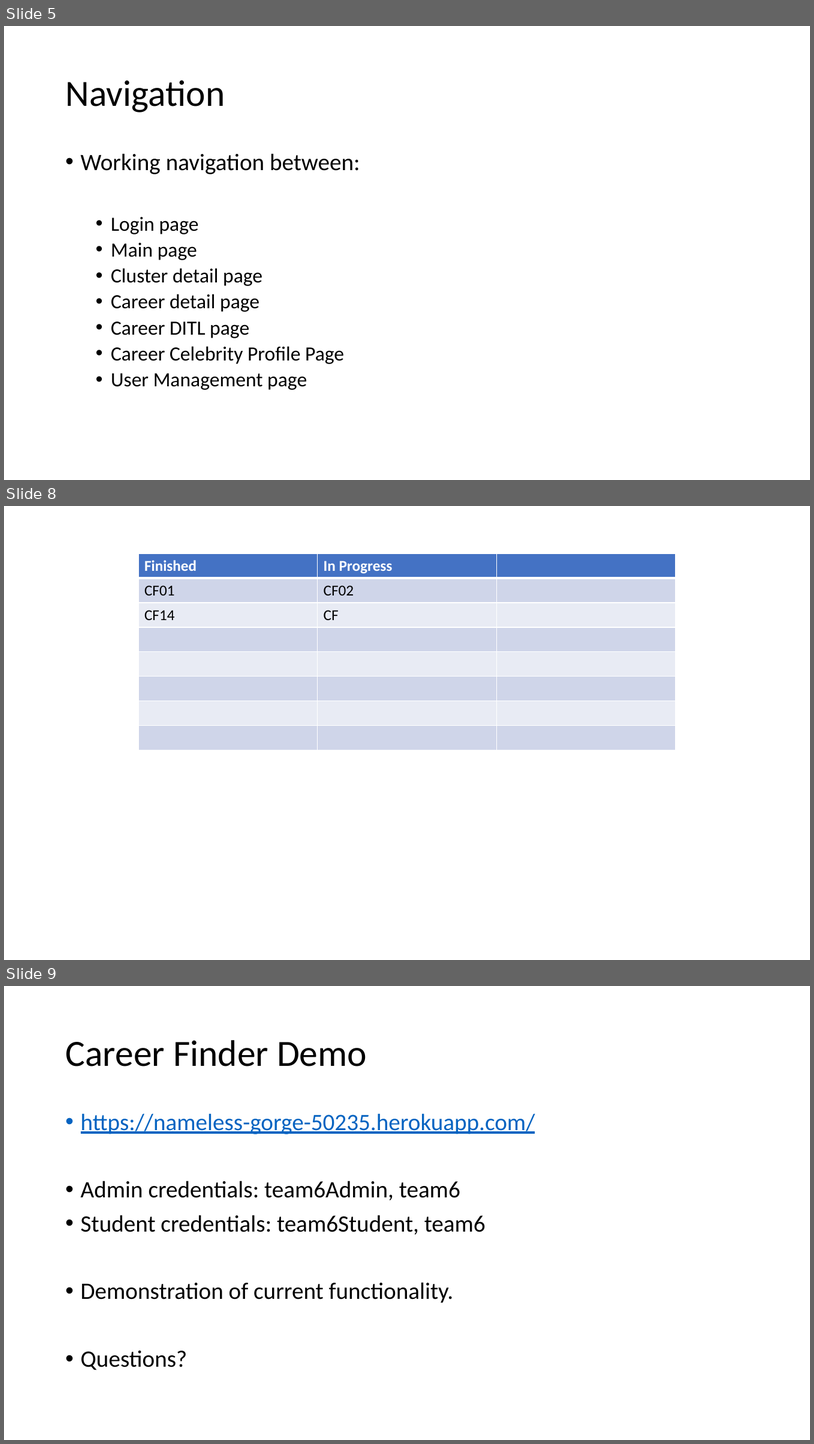
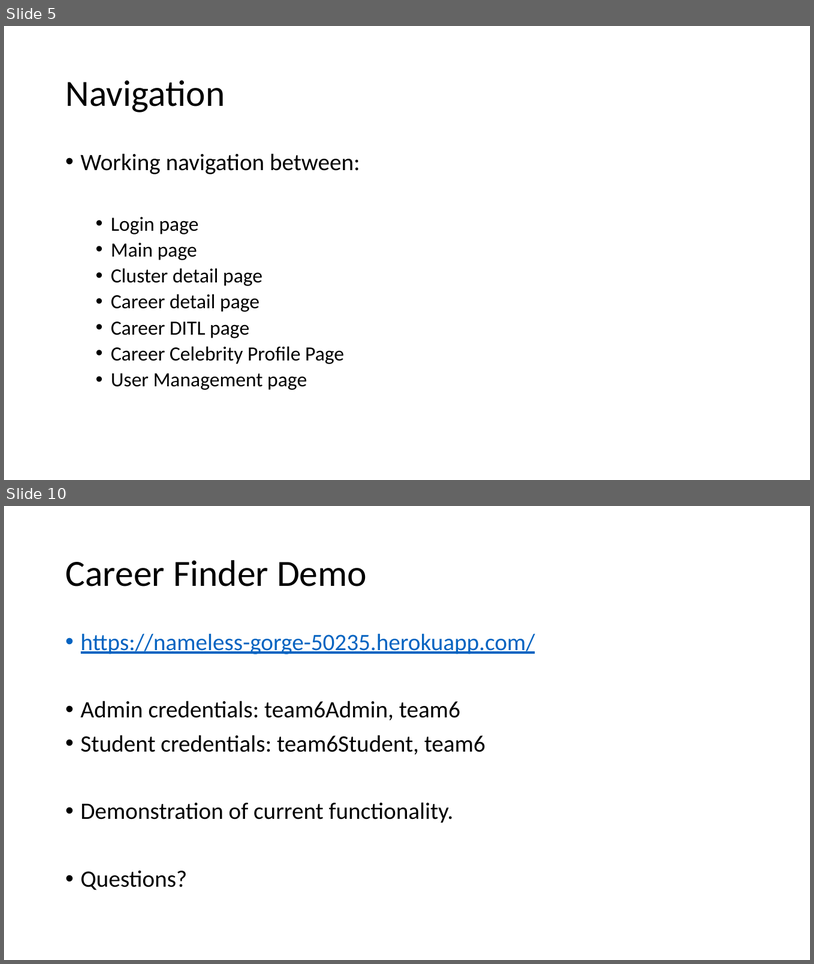
Before and after one commit to audiblePi/career-finder, a slide deck: docs/sprint2Presentation.pptx. Shown one above the other, each under a label of ours: slides 5, 8 and 9 before the commit, slides 5 and 10 after it; the slides between them are not shown. The pictures are 814x1444 and 814x964 pixels, drawn with LibreOffice and Linux fonts; fonts in the diff are those of the drawing. Boxes give left, top, right and bottom in pixels: in the first picture for what was removed or moved away, otherwise in the second. Text is boxed around its words. In the diff, an @@ line names an element or a change of style, - is before the commit and + after.

```diff
--- a/docs/sprint2Presentation.pptx
+++ b/docs/sprint2Presentation.pptx
@@ slide 8 removed at (4, 506, 810, 960), background #FFFFFF @@
@@ table removed at (138, 554, 675, 750), 8 rows, 3 columns @@
-Finished | In Progress | 
-CF01 | CF02 | 
-CF14 | CF | 
- |  | 
- |  | 
- |  | 
- |  | 
- |  | 
@@ what was slide 9 is now slide 10 @@
```
Also in this commit, not shown: 3 slides changed, 2 slides added.
